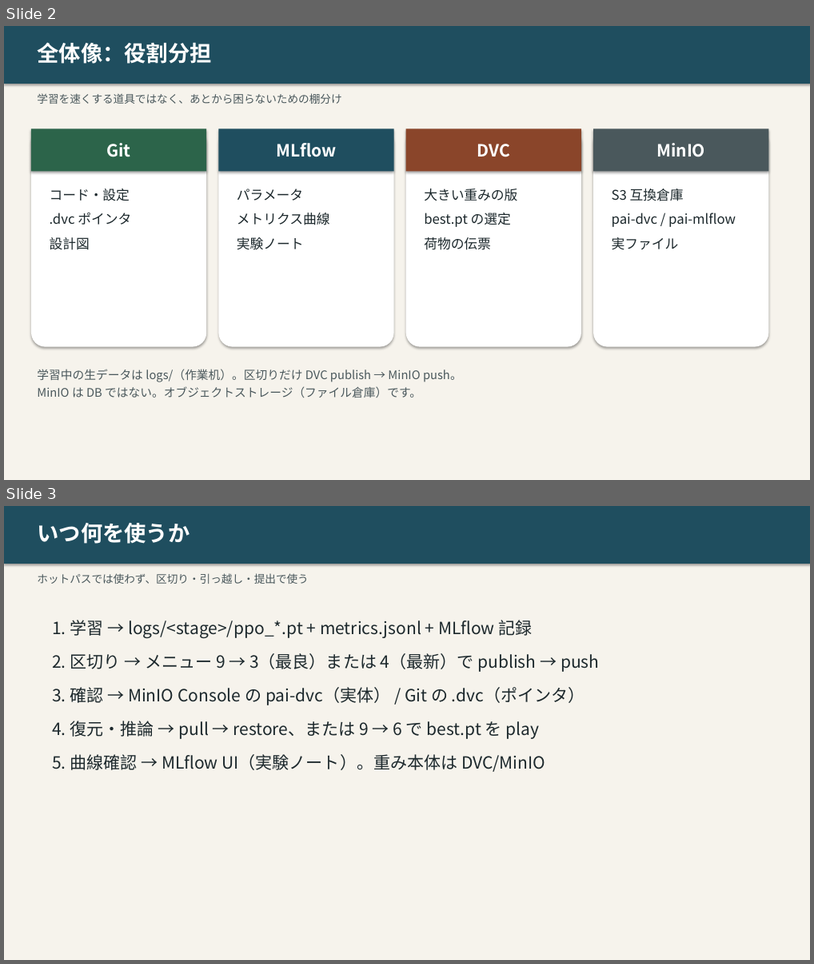
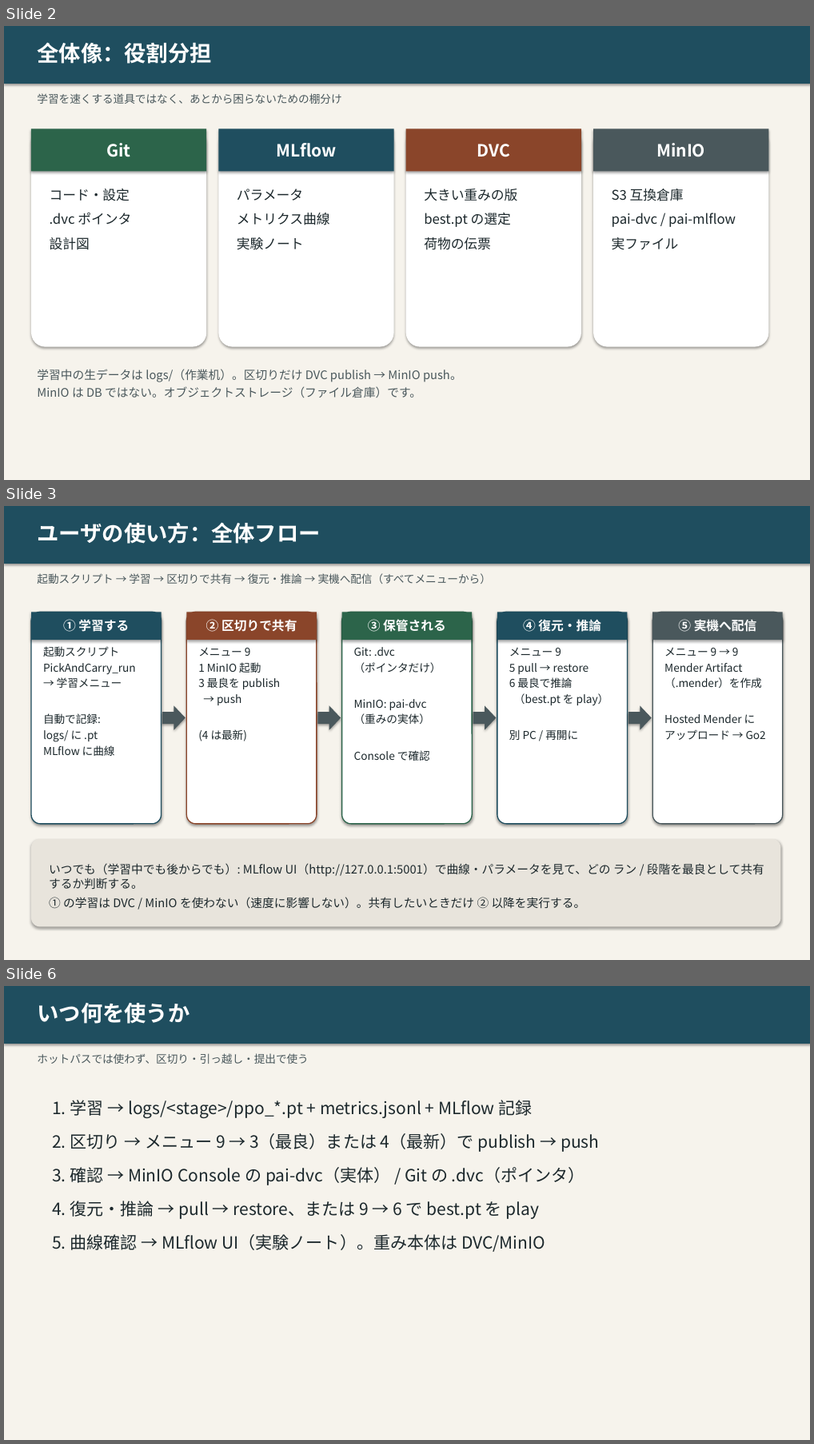
Before and after one commit to xeno1983/PAI_Task, a slide deck: scripts/DVC_MLflow_MinIO使い方.pptx. Shown one above the other, each under a label of ours: slides 2 and 3 before the commit, slides 2, 3 and 6 after it; the slides between them are not shown. The pictures are 814x964 and 814x1444 pixels, drawn with LibreOffice and Linux fonts; fonts in the diff are those of the drawing. Boxes give left, top, right and bottom in pixels: in the first picture for what was removed or moved away, otherwise in the second. Text is boxed around its words. In the diff, an @@ line names an element or a change of style, - is before the commit and + after.

Commit message:
Add flow diagrams and real MLflow UI snapshots to DVC/MLflow/MinIO PPT
Capture MLflow UI via Playwright, add user-journey and data-flow slides, add Windows setup doc.

```diff
--- a/scripts/DVC_MLflow_MinIO使い方.pptx
+++ b/scripts/DVC_MLflow_MinIO使い方.pptx
@@ slide 3 added at bbox=[4, 506, 810, 960], background #FFFFFF @@
@@ rectangle added at bbox=[4, 506, 810, 960], fill #F6F3EC @@
@@ rectangle added at bbox=[4, 506, 810, 564], fill #1F4E5F @@
@@ text added at bbox=[37, 522, 320, 544], 26 pt, text #FFFFFF, bold @@
+ユーザの使い方：全体フロー
@@ text added at bbox=[37, 573, 491, 584], 13 pt, text #4A585C @@
+起動スクリプト → 学習 → 区切りで共有 → 復元・推論 → 実機へ配信（すべてメニューから）
@@ rounded rectangle added at bbox=[31, 612, 162, 824], fill #FFFFFF, outline #1F4E5F 1.25 pt @@
@@ rectangle added at bbox=[31, 612, 162, 640], fill #1F4E5F, 15 pt, text #FFFFFF, bold @@
+① 学習する
@@ rounded rectangle added at bbox=[186, 612, 317, 824], fill #FFFFFF, outline #8A452A 1.25 pt @@
@@ rectangle added at bbox=[186, 612, 317, 640], fill #8A452A, 15 pt, text #FFFFFF, bold @@
+② 区切りで共有
@@ rounded rectangle added at bbox=[342, 612, 472, 824], fill #FFFFFF, outline #2C644A 1.25 pt @@
@@ rectangle added at bbox=[342, 612, 472, 640], fill #2C644A, 15 pt, text #FFFFFF, bold @@
+③ 保管される
@@ rounded rectangle added at bbox=[498, 612, 628, 824], fill #FFFFFF, outline #1F4E5F 1.25 pt @@
@@ rectangle added at bbox=[498, 612, 628, 640], fill #1F4E5F, 15 pt, text #FFFFFF, bold @@
+④ 復元・推論
@@ rounded rectangle added at bbox=[653, 612, 783, 824], fill #FFFFFF, outline #4A585C 1.25 pt @@
@@ rectangle added at bbox=[653, 612, 783, 640], fill #4A585C, 15 pt, text #FFFFFF, bold @@
+⑤ 実機へ配信
@@ text added at bbox=[43, 646, 136, 756], 13 pt, text #1C282C @@
+起動スクリプト
+PickAndCarry_run
+→ 学習メニュー
+自動で記録:
+logs/ に .pt
+MLflow に曲線
@@ text added at bbox=[198, 647, 280, 741], 13 pt, text #1C282C @@
+メニュー 9
+1 MinIO 起動
+3 最良を publish
+→ push
+(4 は最新)
@@ text added at bbox=[354, 647, 442, 760], 13 pt, text #1C282C @@
+Git: .dvc
+（ポインタだけ）
+MinIO: pai-dvc
+（重みの実体）
+Console で確認
@@ text added at bbox=[510, 648, 610, 740], 13 pt, text #1C282C @@
+メニュー 9
+5 pull → restore
+6 最良で推論
+（best.pt を play）
+別 PC / 再開に
@@ text added at bbox=[665, 648, 766, 740], 13 pt, text #1C282C @@
+メニュー 9 → 9
+Mender Artifact
+（.mender）を作成
+Hosted Mender に
+アップロード → Go2
@@ right arrow added at bbox=[162, 706, 186, 730], fill #4A585C @@
@@ right arrow added at bbox=[318, 706, 341, 730], fill #4A585C @@
@@ right arrow added at bbox=[474, 706, 497, 730], fill #4A585C @@
@@ right arrow added at bbox=[629, 706, 652, 730], fill #4A585C @@
@@ rounded rectangle added at bbox=[31, 839, 782, 927], fill #E8E4DC, 14 pt, text #1C282C @@
+いつでも（学習中でも後からでも）: MLflow UI（http://127.0.0.1:5001）で曲線・パラメータを見て、どの ラン / 段階を最良として共有するか判断する。
+① の学習は DVC / MinIO を使わない（速度に影響しない）。共有したいときだけ ② 以降を実行する。
@@ what was slide 3 is now slide 6 @@
```
Also in this commit, not shown: 3 slides changed, 5 other slides added, 9 other files.
